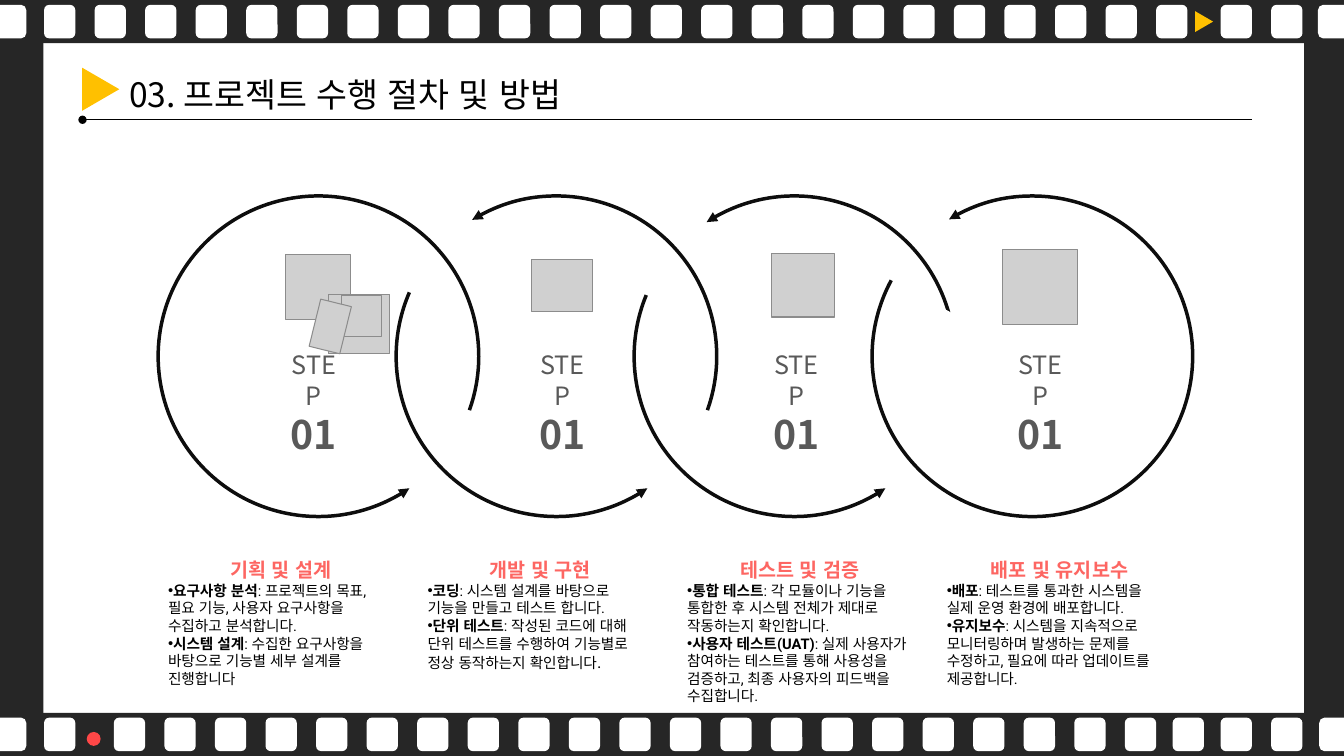
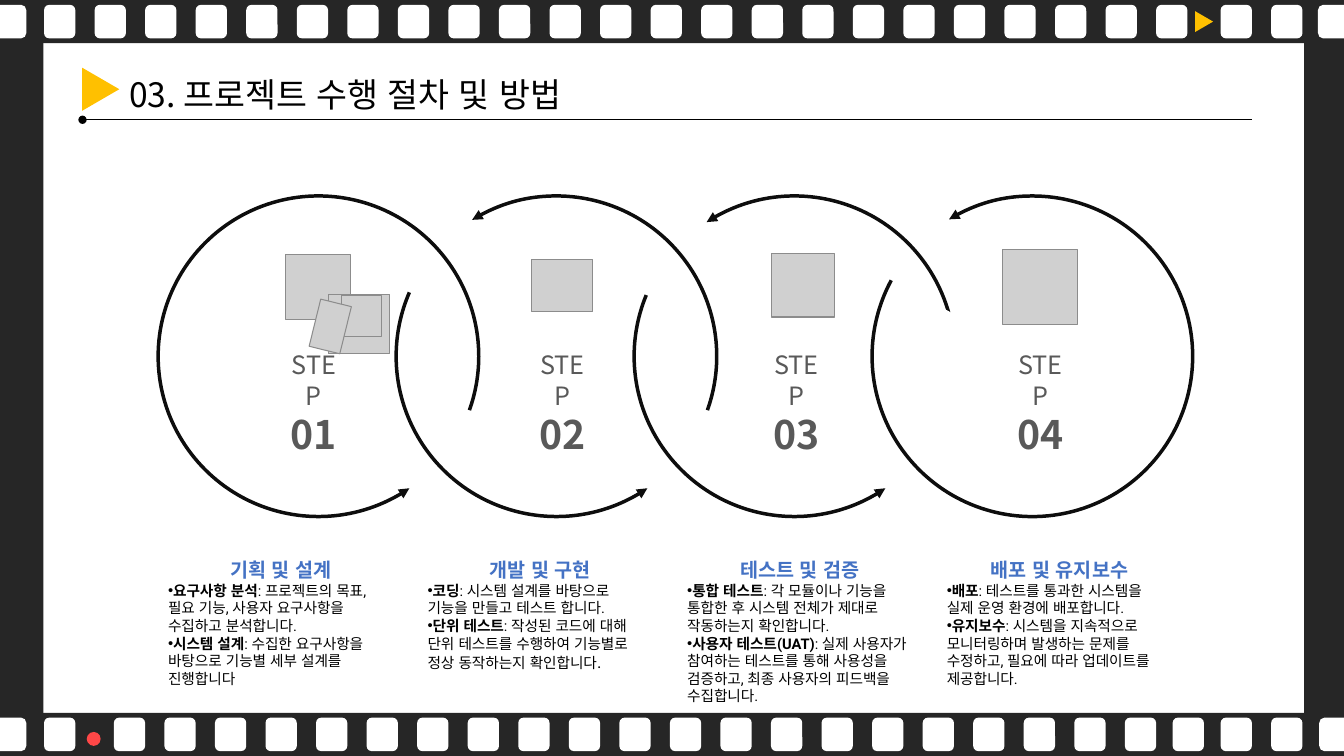
Before and after one commit to hyunmin0818/JSP_Project, a slide deck: slide 11 of 발표ppt.pptx (slide 10 before the commit). Drawn at 1344x756 pixels with LibreOffice and Linux fonts; fonts in the diff are those of the drawing; grey boxes stand for pictures. Boxes give left, top, right and bottom in pixels: in the first picture for what was removed or moved away, otherwise in the second. Text is boxed around its words. In the diff, an @@ line names an element or a change of style, - is before the commit and + after.

```diff
--- a/발표ppt.pptx
+++ b/발표ppt.pptx
@@ text at bbox=[539, 419, 585, 450]: text changed @@
-01
+02
@@ text at bbox=[773, 419, 819, 450]: text changed @@
-01
+03
@@ text at bbox=[1018, 419, 1064, 450]: text changed @@
-01
+04
@@ text at bbox=[230, 560, 331, 579]: text colour #FD6662 to #4472C4 in "기획 및 설계" @@
@@ text at bbox=[490, 560, 591, 579]: text colour #FD6662 to #4472C4 in "개발 및 구현" @@
@@ text at bbox=[740, 560, 859, 579]: text colour #FD6662 to #4472C4 in "테스트 및 검증" @@
@@ text at bbox=[991, 560, 1128, 579]: text colour #FD6662 to #4472C4 in "배포 및 유지보수" @@
```
Also in this commit, not shown: 1 other slide changed, 3 slides added, 1 slide removed, 2 other files.
